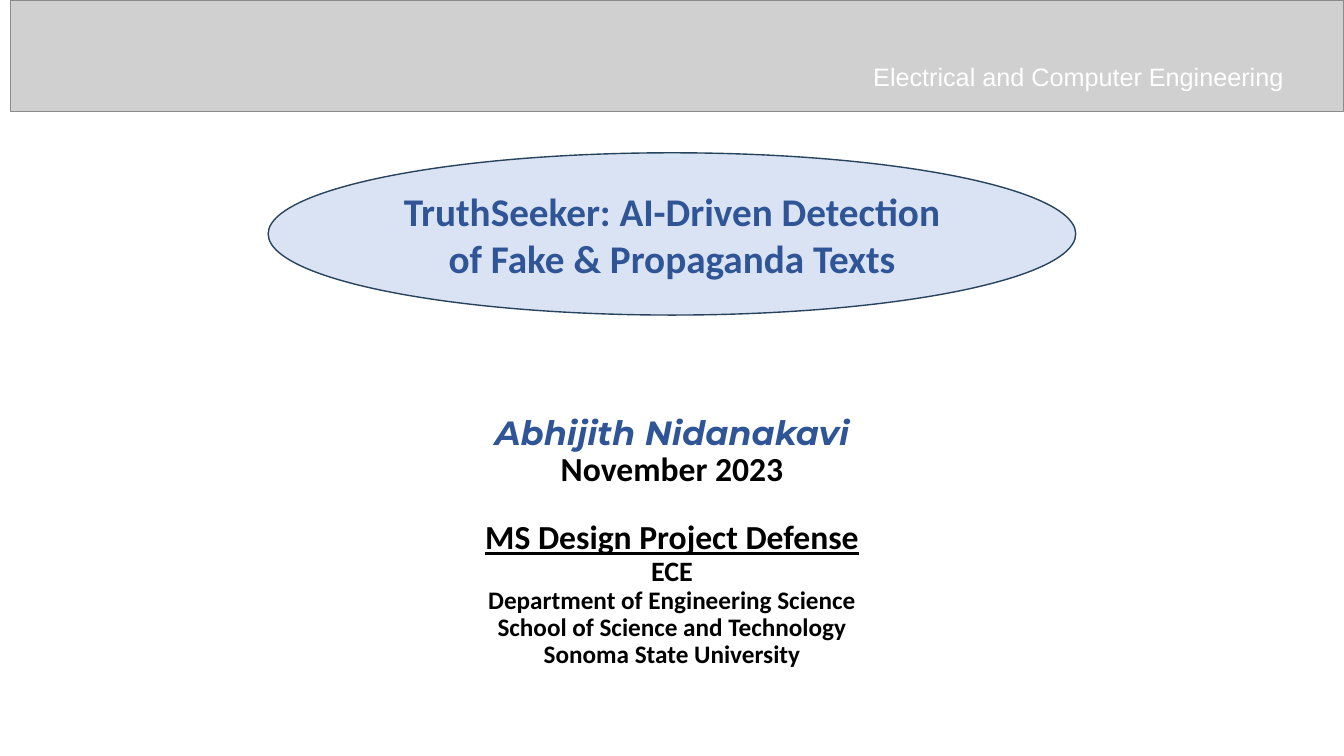
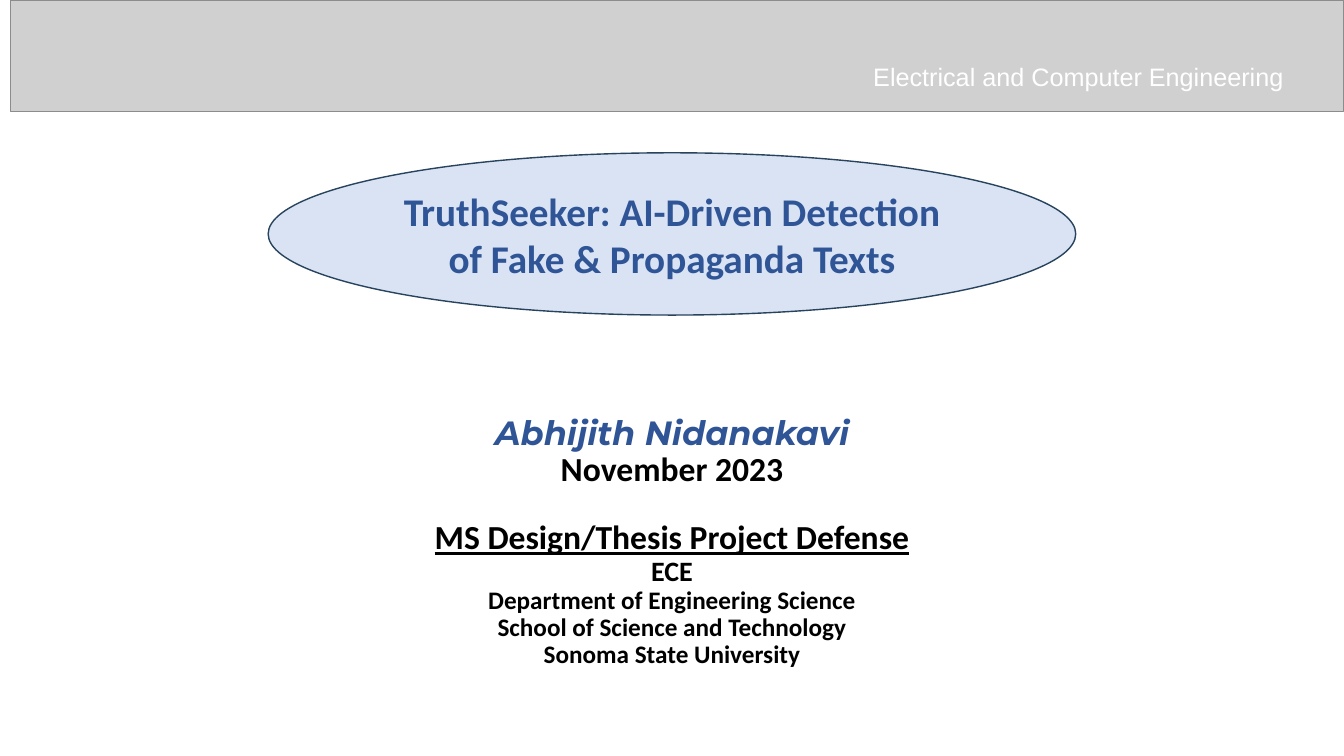
Before and after one commit to AbhijithNidanakavi/Data-Science, a slide deck: slide 1 of MS_Design_Project_PPT - MY Project Summary for Recruiters.pptx. Drawn at 1344x756 pixels with LibreOffice and Linux fonts; fonts in the diff are those of the drawing; grey boxes stand for pictures; background and template pictures are left out. Boxes give left, top, right and bottom in pixels: in the first picture for what was removed or moved away, otherwise in the second. Text is boxed around its words. In the diff, an @@ line names an element or a change of style, - is before the commit and + after.

```diff
--- a/MS_Design_Project_PPT - MY Project Summary for Recruiters.pptx
+++ b/MS_Design_Project_PPT - MY Project Summary for Recruiters.pptx
@@ title at <box>435,418,909,667</box>: text changed @@
-Abhijith Nidanakavi
-November 2023
-MS Design Project Defense
-ECE
-Department of Engineering Science
-School of Science and Technology
-Sonoma State University
+Abhijith Nidanakavi
+November 2023
+MS Design/Thesis Project Defense
+ECE
+Department of Engineering Science
+School of Science and Technology
+Sonoma State University
```
Also in this commit, not shown: 2 other slides changed.
